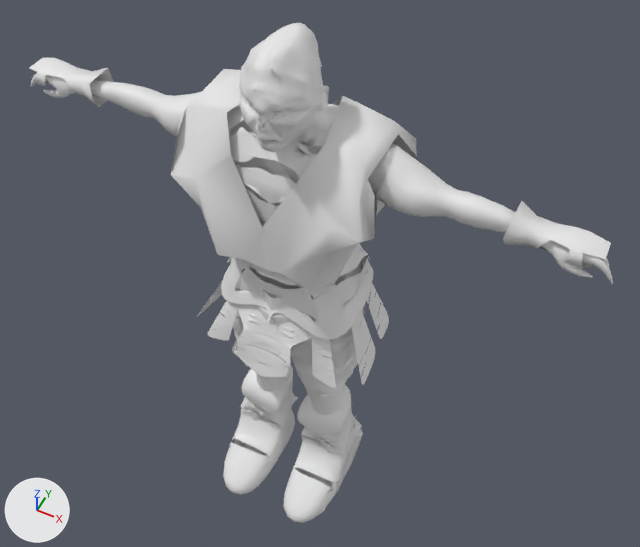
The Blender file TowerDefense/Assets/Resources/blender/orc_archer/model_orc_archer.blend, before and after one commit.
The view is the same before and after, from a camera (50 mm lens) standing at (9.2, -18.3, 31.9) and looking at (0.4, -0.8, 10.0). Lighting does not change. The marker at lower left points along +X, +Y and +Z.

The scene before the commit, as lines of its bpy script (objects in view):
```python
me_cube_001 = bpy.data.meshes.new('Cube.001')
me_cube_001.from_pydata(...)  # 169 vertices, 82 faces; spans x -1.02..1.16, y -1.31..1.38, z -1.03..1.05
me_cube_001.polygons.foreach_set('use_smooth', [True] * 82)
me_cube_003 = bpy.data.meshes.new('Cube.003')
me_cube_003.from_pydata(...)  # 470 vertices, 194 faces, 32 loose edges; spans x -1.05..1.97, y -1.84..1.58, z -0.17..0.96
me_cube_003.polygons.foreach_set('use_smooth', [True] * 194)
me_plane_005 = bpy.data.meshes.new('Plane.005')
me_plane_005.from_pydata(...)  # 36 vertices, 19 faces; spans x -1.14..0.02, y -1.91..1.87, z -4.8..0.33
me_plane_005.polygons.foreach_set('use_smooth', [True] * 19)
ob_armor_body = bpy.data.objects.new('armor_body', me_plane_005)
ob_armor_body.location = (-0.16, -1.4, 16.83)
ob_armor_body.scale = (-2.87, 1.0, 1.0)
_m = ob_armor_body.modifiers.new('Mirror', 'MIRROR')
ob_clothes_pants = bpy.data.objects.new('clothes_pants', me_cube_001)
ob_clothes_pants.location = (1.1, -1.52, 8.33)
ob_clothes_pants.rotation_euler = (0.0, -0.0337, 0.0)  # degrees (0, -1.9, 0)
ob_clothes_pants.scale = (1.05, 1.45, 2.89)
_m = ob_clothes_pants.modifiers.new('Mirror', 'MIRROR')
_m.use_clip = True
_m.mirror_object = ob_clothes_shirt
_m = ob_clothes_pants.modifiers.new('Subsurf', 'SUBSURF')
_m.levels = 3
ob_clothes_skirt = bpy.data.objects.new('clothes_skirt', me_cube_003)
ob_clothes_skirt.location = (1.1, -1.52, 8.33)
ob_clothes_skirt.rotation_euler = (0.0, -0.0337, 0.0)  # degrees (0, -1.9, 0)
ob_clothes_skirt.scale = (1.05, 1.45, 2.89)
_m = ob_clothes_skirt.modifiers.new('Mirror', 'MIRROR')
_m.use_clip = True
_m.mirror_object = ob_clothes_shirt
_m = ob_clothes_skirt.modifiers.new('Subsurf', 'SUBSURF')
_m.levels = 2
# also in view: 'body' at (0.0, -2.3, 9.8); 'clothes_shirt' at (0.0, -1.4, 13.4); 'boot_left' at (-1.4, -2.6, 2.1); 'armor_hands' at (-0.2, -1.4, 15.5); 'boot_right' at (1.3, -2.6, 2.1)
```
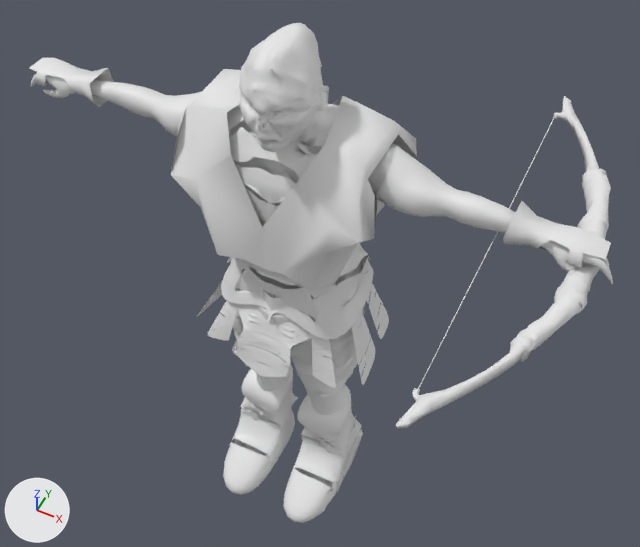
Commit message: model_orc_archer: add bow

Changed parts and their boxes [x1, y1, x2, y2] in the pictures (640 x 547 px):
'bow', added: after [396, 96, 611, 429]

Patch to the scene script:
```diff
--- a/TowerDefense/Assets/Resources/blender/orc_archer/model_orc_archer.blend.py
+++ b/TowerDefense/Assets/Resources/blender/orc_archer/model_orc_archer.blend.py
@@ mat_bow @@
+mat_bow = diffuse_material('Bow')
+mat_bow.base_color = (0.8, 0.8, 0.8)  # white #e7e7e7
@@ me_bow @@
+me_bow.from_pydata(...)  # 528 vertices, 1040 faces; spans x -0.1..0.05, y 0.0..2.51, z -0.02..0.53
+me_bow.materials.append(mat_bow)  # white #e7e7e7
@@ ob_bow @@
+ob_bow = bpy.data.objects.new('bow', me_bow)
+ob_bow.location = (5.98, -7.98, 14.85)
+ob_bow.rotation_euler = (1.571, 1.571, 1.571)  # degrees (90, 90, 90)
+ob_bow.scale = (5.32, 5.32, 5.32)
```
